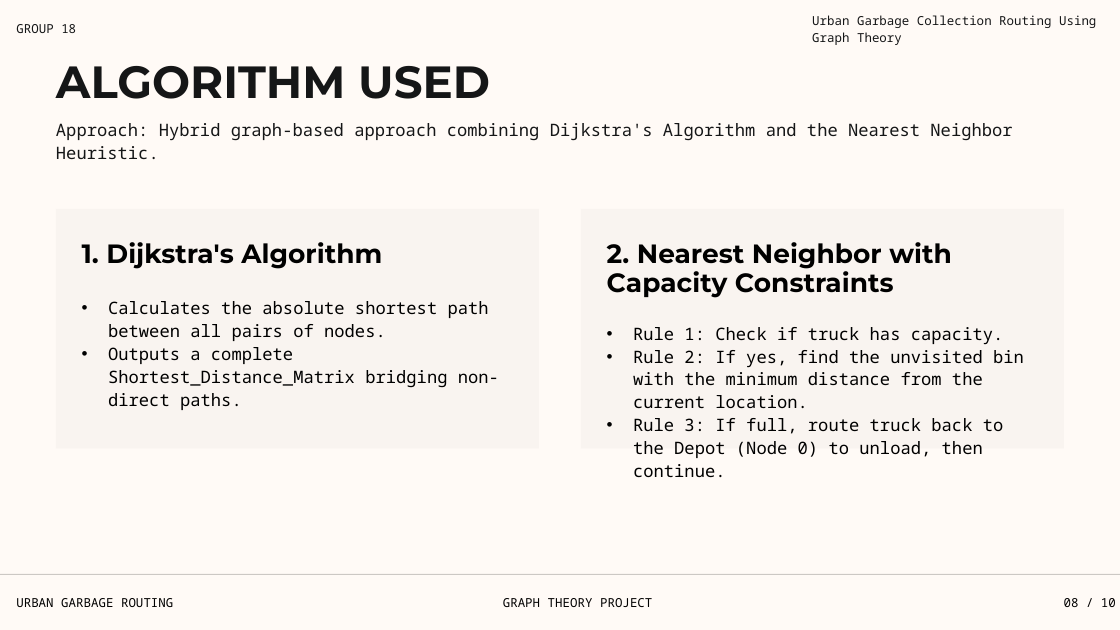
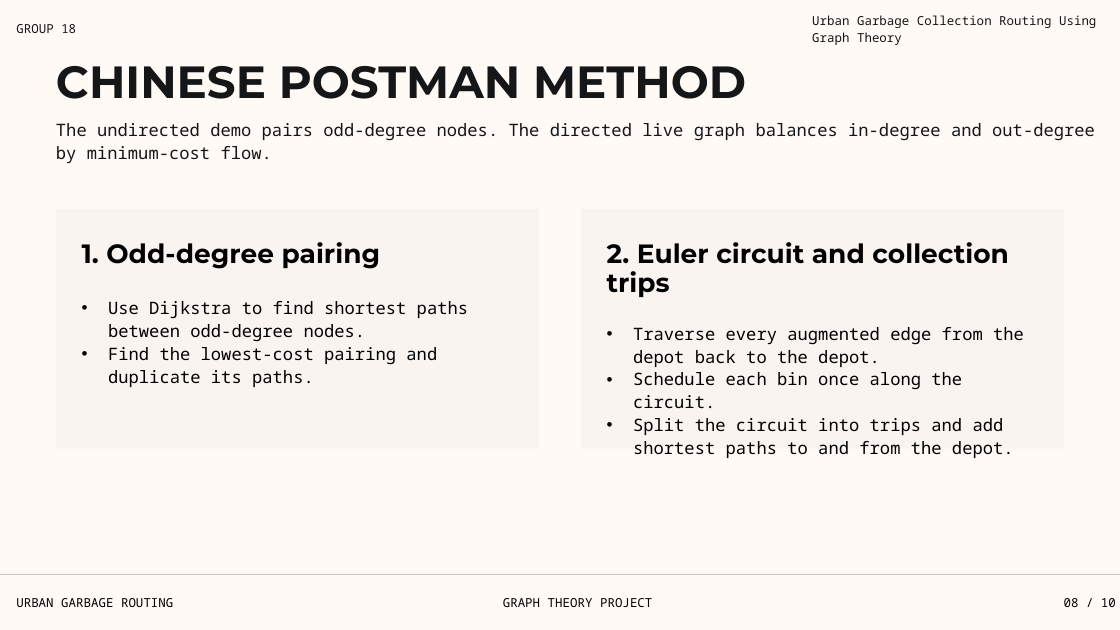
Before and after one commit to kapilupadh/Urban_Garbage_Collection_Routing, a slide deck: slide 8 of Data/Urban Garbage Collection GT.pptx. Drawn at 1120x630 pixels with LibreOffice and Linux fonts; fonts in the diff are those of the drawing; background and template pictures are left out. Boxes give left, top, right and bottom in pixels: in the first picture for what was removed or moved away, otherwise in the second. Text is boxed around its words. In the diff, an @@ line names an element or a change of style, - is before the commit and + after.

Commit message:
Implemented Chinese Postman routing and update dashboard

```diff
--- a/Data/Urban Garbage Collection GT.pptx
+++ b/Data/Urban Garbage Collection GT.pptx
@@ text at (56, 66, 746, 99): text changed @@
-ALGORITHM USED
+CHINESE POSTMAN METHOD
@@ text at (56, 123, 1095, 164): text changed @@
-Approach: Hybrid graph-based approach combining Dijkstra's Algorithm and the Nearest Neighbor Heuristic.
+The undirected demo pairs odd-degree nodes. The directed live graph balances in-degree and out-degree by minimum-cost flow.
@@ text at (82, 242, 381, 269): text changed @@
-1. Dijkstra's Algorithm
+1. Odd-degree pairing
@@ text at (607, 242, 1008, 297): text changed @@
-2. Nearest Neighbor with Capacity Constraints
+2. Euler circuit and collection trips
@@ text at (108, 301, 468, 387): text changed @@
-• Calculates the absolute shortest path between all pairs of nodes.
-• Outputs a complete Shortest_Distance_Matrix bridging non-direct paths.
+• Use Dijkstra to find shortest paths between odd-degree nodes.
+• Find the lowest-cost pairing and duplicate its paths.
@@ text at (633, 327, 1024, 458): text changed @@
-• Rule 1: Check if truck has capacity.
-• Rule 2: If yes, find the unvisited bin with the minimum distance from the current location.
-• Rule 3: If full, route truck back to the Depot (Node 0) to unload, then continue.
+• Traverse every augmented edge from the depot back to the depot.
+• Schedule each bin once along the circuit.
+• Split the circuit into trips and add shortest paths to and from the depot.
```
Also in this commit, not shown: 9 other slides changed, 28 other files.
